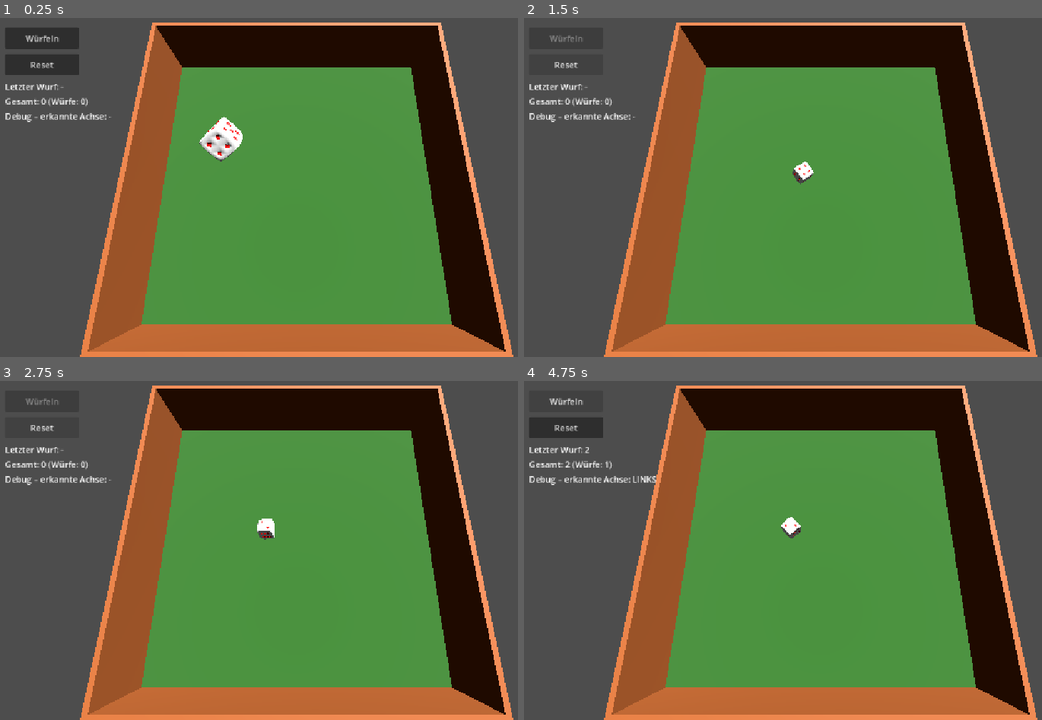
Above: before the commit, frames 1-4 (two rows, left to right).
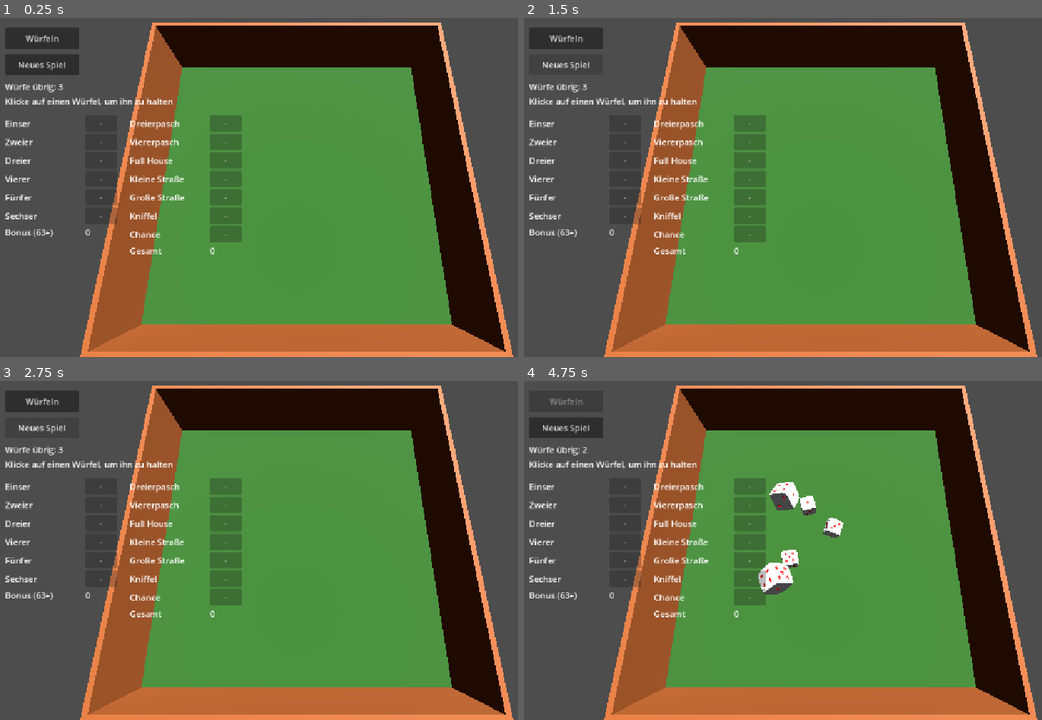
Above: after the commit, the same moments.

Repository: Tristan-Steffen/dice_game
Game: Godot game, scene res://scene_root.tscn
Two runs of this game, one before a commit and one after it. Both use one fixed random seed, a clock stepped at 60 frames per second and the inputs below.
Inputs (mouse positions are in pixels of both pictures, inside the frame that each line leads up to):
- Up to frame 1 (0.25 s): no input
- Up to frame 2 (1.5 s): click "Würfeln" at 0.5 s; click "Reset" (after the commit: "Neues Spiel") at 1.25 s
- Up to frame 3 (2.75 s): click "Reset" (after the commit: "Neues Spiel") at 2 s
- Up to frame 4 (4.75 s): click (565, 401) at 2.75 s, where only the run after the commit has a clickable "Würfeln"; click "Reset" (after the commit: "Neues Spiel") at 3.5 s; click (565, 401) at 4.25 s, where only the run after the commit has a clickable "Würfeln"

The runs differ from the first frame. In frame 1, 4.4% of the frame differs, in the area x 0-47%, y 12-70%; in frame 2, 4.4%; in frame 3, 4.4%; in frame 4, 5.8%, in the area x 0-62%, y 5-70%.

Commit message:
Add 5-dice Kniffel gameplay: hold-by-click, collisions, scorecard
- Expand to 5 dice, hidden until the first roll, with 3 rolls per
  round and per-die hold via clicking directly on the physical die
  (highlighted gold) instead of UI buttons.
- Fix collision_mask on the die RigidBody3D so dice collide with
  each other instead of passing through.
- Add a full Kniffel scorecard (13 categories + upper-section bonus
  + total). Committing a category locks it in and starts the next
  round automatically.

Diff:
--- a/die.tscn
+++ b/die.tscn
@@ -75,6 +75,7 @@
 
 [node name="RigidBody3D" type="RigidBody3D" parent="." unique_id=1480892251]
 collision_layer = 2
+collision_mask = 3
 
 [node name="Die" type="MeshInstance3D" parent="RigidBody3D" unique_id=1316239601]
 transform = Transform3D(0.04145, 0, 0, 0, 2.2235513e-08, -0.041449998, 0, 0.041449998, 2.2235513e-08, 0, 0, 0)
--- a/scene_root.gd
+++ b/scene_root.gd
@@ -5,6 +5,9 @@
 @export var rest_linear_threshold: float = 0.05
 @export var rest_angular_threshold: float = 0.05
 @export var rest_time_required: float = 0.5
+
+const DICE_COUNT := 5
+const MAX_ROLLS := 3
 
 # Lokale Achsen des Würfelmodells (feste Richtungen in RigidBody3D-Lokalraum).
 const AXIS_DIRECTIONS := {
@@ -17,8 +20,6 @@
 }
 
 # Kalibrierung: welche Augenzahl liegt physisch auf welcher Achse.
-# Falls die angezeigte Zahl nicht zur sichtbaren Seite passt: hier die
-# Achse (siehe Debug-Anzeige im Spiel) auf die richtige Zahl setzen.
 const AXIS_VALUES := {
 	"OBEN": 4,
 	"UNTEN": 3,
@@ -28,75 +29,200 @@
 	"HINTEN": 6,
 }
 
-@onready var dice: RigidBody3D = $Dice/RigidBody3D
+const CATEGORIES := [
+	{"key": "ones", "label": "Einser"},
+	{"key": "twos", "label": "Zweier"},
+	{"key": "threes", "label": "Dreier"},
+	{"key": "fours", "label": "Vierer"},
+	{"key": "fives", "label": "Fünfer"},
+	{"key": "sixes", "label": "Sechser"},
+	{"key": "three_kind", "label": "Dreierpasch"},
+	{"key": "four_kind", "label": "Viererpasch"},
+	{"key": "full_house", "label": "Full House"},
+	{"key": "small_straight", "label": "Kleine Straße"},
+	{"key": "large_straight", "label": "Große Straße"},
+	{"key": "yahtzee", "label": "Kniffel"},
+	{"key": "chance", "label": "Chance"},
+]
+const UPPER_KEYS := ["ones", "twos", "threes", "fours", "fives", "sixes"]
+const UPPER_BONUS_THRESHOLD := 63
+const UPPER_BONUS_VALUE := 35
+
+@onready var dice_roots: Array[Node3D] = [$Dice1, $Dice2, $Dice3, $Dice4, $Dice5]
+@onready var dice_bodies: Array[RigidBody3D] = [
+	$Dice1/RigidBody3D,
+	$Dice2/RigidBody3D,
+	$Dice3/RigidBody3D,
+	$Dice4/RigidBody3D,
+	$Dice5/RigidBody3D,
+]
+@onready var dice_meshes: Array[MeshInstance3D] = [
+	$Dice1/RigidBody3D/Die,
+	$Dice2/RigidBody3D/Die,
+	$Dice3/RigidBody3D/Die,
+	$Dice4/RigidBody3D/Die,
+	$Dice5/RigidBody3D/Die,
+]
+
 @onready var throw_button: Button = $UI/ThrowButton
-@onready var roll_label: Label = $UI/RollLabel
-@onready var score_label: Label = $UI/ScoreLabel
-@onready var debug_label: Label = $UI/DebugLabel
-
-var start_transform: Transform3D
+@onready var reset_button: Button = $UI/ResetButton
+@onready var rolls_label: Label = $UI/RollsLabel
+@onready var scorecard_left: VBoxContainer = $UI/ScoreCard/LeftColumn
+@onready var scorecard_right: VBoxContainer = $UI/ScoreCard/RightColumn
+
+var hold_highlight_material: StandardMaterial3D
+
+var start_transforms: Array[Transform3D] = []
+var held: Array[bool] = [false, false, false, false, false]
+var die_values: Array[int] = [0, 0, 0, 0, 0]
+var settled: Array[bool] = [true, true, true, true, true]
+var rest_timers: Array[float] = [0.0, 0.0, 0.0, 0.0, 0.0]
 var is_rolling: bool = false
-var rest_timer: float = 0.0
-var total_score: int = 0
-var roll_count: int = 0
+var rolls_left: int = MAX_ROLLS
+
+var category_used: Dictionary = {}
+var category_scores: Dictionary = {}
+var category_buttons: Dictionary = {}
+var bonus_label: Label
+var total_label: Label
 
 func _ready() -> void:
-	start_transform = dice.global_transform
-	roll_label.text = "Letzter Wurf: -"
-	_refresh_score_label()
+	hold_highlight_material = StandardMaterial3D.new()
+	hold_highlight_material.albedo_color = Color(1.0, 0.85, 0.2)
+	hold_highlight_material.emission_enabled = true
+	hold_highlight_material.emission = Color(1.0, 0.75, 0.1)
+	hold_highlight_material.emission_energy_multiplier = 0.6
+
+	for i in DICE_COUNT:
+		start_transforms.append(dice_bodies[i].global_transform)
+		dice_roots[i].visible = false
+
+	_build_scorecard()
+	_refresh_ui()
 
 func _physics_process(delta: float) -> void:
 	if not is_rolling:
 		return
 
-	if dice.linear_velocity.length() < rest_linear_threshold and dice.angular_velocity.length() < rest_angular_threshold:
-		rest_timer += delta
-		if rest_timer >= rest_time_required:
-			_on_die_settled()
-	else:
-		rest_timer = 0.0
+	var all_settled := true
+	for i in DICE_COUNT:
+		if settled[i]:
+			continue
+		var body := dice_bodies[i]
+		if body.linear_velocity.length() < rest_linear_threshold and body.angular_velocity.length() < rest_angular_threshold:
+			rest_timers[i] += delta
+			if rest_timers[i] >= rest_time_required:
+				settled[i] = true
+				die_values[i] = AXIS_VALUES[_get_top_axis(body)]
+		else:
+			rest_timers[i] = 0.0
+		if not settled[i]:
+			all_settled = false
+
+	if all_settled:
+		_on_roll_finished()
+
+func _unhandled_input(event: InputEvent) -> void:
+	if not (event is InputEventMouseButton):
+		return
+	if event.button_index != MOUSE_BUTTON_LEFT or not event.pressed:
+		return
+	if not _can_toggle_hold():
+		return
+
+	var index := _pick_die_index(event.position)
+	if index != -1:
+		_set_held(index, not held[index])
+
+func _can_toggle_hold() -> bool:
+	return not is_rolling and rolls_left > 0 and rolls_left < MAX_ROLLS
+
+func _pick_die_index(screen_pos: Vector2) -> int:
+	var camera := get_viewport().get_camera_3d()
+	if camera == null:
+		return -1
+
+	var from := camera.project_ray_origin(screen_pos)
+	var to := from + camera.project_ray_normal(screen_pos) * 1000.0
+
+	var query := PhysicsRayQueryParameters3D.create(from, to)
+	query.collision_mask = 2
+	var result := get_world_3d().direct_space_state.intersect_ray(query)
+	if result.is_empty():
+		return -1
+
+	return dice_bodies.find(result.collider)
+
+func _set_held(index: int, is_held: bool) -> void:
+	held[index] = is_held
+	dice_meshes[index].set_surface_override_material(0, hold_highlight_material if is_held else null)
 
 func _on_throw_button_pressed() -> void:
-	if is_rolling:
+	if is_rolling or rolls_left <= 0:
 		return
 
 	is_rolling = true
-	rest_timer = 0.0
 	throw_button.disabled = true
 
-	dice.global_transform = start_transform
-	dice.linear_velocity = Vector3.ZERO
-	dice.angular_velocity = Vector3.ZERO
-	dice.sleeping = false
-
-	var throw_direction := (Vector3.ZERO - start_transform.origin).normalized()
-	dice.apply_central_impulse(throw_direction * throw_force + Vector3.DOWN * 2.0)
-	dice.apply_torque_impulse(Vector3(
-		randf_range(-spin_strength, spin_strength),
-		randf_range(-spin_strength, spin_strength),
-		randf_range(-spin_strength, spin_strength)
-	))
+	for i in DICE_COUNT:
+		if held[i]:
+			settled[i] = true
+			continue
+
+		dice_roots[i].visible = true
+		settled[i] = false
+		rest_timers[i] = 0.0
+
+		var body := dice_bodies[i]
+		var start_transform: Transform3D = start_transforms[i]
+		body.global_transform = start_transform
+		body.linear_velocity = Vector3.ZERO
+		body.angular_velocity = Vector3.ZERO
+		body.sleeping = false
+
+		var throw_direction := (Vector3.ZERO - start_transform.origin).normalized()
+		body.apply_central_impulse(throw_direction * throw_force + Vector3.DOWN * 2.0)
+		body.apply_torque_impulse(Vector3(
+			randf_range(-spin_strength, spin_strength),
+			randf_range(-spin_strength, spin_strength),
+			randf_range(-spin_strength, spin_strength)
+		))
+
+	rolls_left -= 1
+	_refresh_ui()
+
+func _on_roll_finished() -> void:
+	is_rolling = false
+	throw_button.disabled = rolls_left <= 0
+	_refresh_ui()
 
 func _on_reset_button_pressed() -> void:
-	total_score = 0
-	roll_count = 0
-	roll_label.text = "Letzter Wurf: -"
-	_refresh_score_label()
-
-func _on_die_settled() -> void:
 	is_rolling = false
+	rolls_left = MAX_ROLLS
+	for cat in CATEGORIES:
+		category_used[cat["key"]] = false
+		category_scores[cat["key"]] = 0
+	_reset_dice()
 	throw_button.disabled = false
-
-	var axis := _get_top_axis()
-	var value: int = AXIS_VALUES[axis]
-	roll_count += 1
-	total_score += value
-	roll_label.text = "Letzter Wurf: %d" % value
-	debug_label.text = "Debug – erkannte Achse: %s" % axis
-	_refresh_score_label()
-
-func _get_top_axis() -> String:
-	var basis := dice.global_transform.basis
+	_refresh_ui()
+
+func _start_new_round() -> void:
+	rolls_left = MAX_ROLLS
+	_reset_dice()
+	throw_button.disabled = _all_categories_used()
+	_refresh_ui()
+
+func _reset_dice() -> void:
+	for i in DICE_COUNT:
+		held[i] = false
+		die_values[i] = 0
+		settled[i] = true
+		rest_timers[i] = 0.0
+		dice_roots[i].visible = false
+		dice_meshes[i].set_surface_override_material(0, null)
+
+func _get_top_axis(body: RigidBody3D) -> String:
+	var basis := body.global_transform.basis
 	var best_axis := "OBEN"
 	var best_dot := -INF
 	for axis in AXIS_DIRECTIONS.keys():
@@ -107,5 +233,174 @@
 			best_axis = axis
 	return best_axis
 
-func _refresh_score_label() -> void:
-	score_label.text = "Gesamt: %d (Würfe: %d)" % [total_score, roll_count]
+func _add_score_row(parent: VBoxContainer, label_text: String) -> Label:
+	var row := HBoxContainer.new()
+	row.add_theme_constant_override("separation", 12)
+
+	var name_label := Label.new()
+	name_label.text = label_text
+	name_label.custom_minimum_size = Vector2(140, 0)
+	row.add_child(name_label)
+
+	var value_label := Label.new()
+	value_label.text = "0"
+	row.add_child(value_label)
+
+	parent.add_child(row)
+	return value_label
+
+func _add_category_row(parent: VBoxContainer, key: String, label_text: String) -> void:
+	var row := HBoxContainer.new()
+	row.add_theme_constant_override("separation", 12)
+
+	var name_label := Label.new()
+	name_label.text = label_text
+	name_label.custom_minimum_size = Vector2(140, 0)
+	row.add_child(name_label)
+
+	var score_button := Button.new()
+	score_button.custom_minimum_size = Vector2(60, 0)
+	score_button.disabled = true
+	score_button.text = "-"
+	score_button.pressed.connect(_on_category_pressed.bind(key))
+	row.add_child(score_button)
+
+	parent.add_child(row)
+	category_buttons[key] = score_button
+	category_used[key] = false
+	category_scores[key] = 0
+
+func _build_scorecard() -> void:
+	for cat in CATEGORIES:
+		var key: String = cat["key"]
+		var column := scorecard_left if key in UPPER_KEYS else scorecard_right
+		_add_category_row(column, key, cat["label"])
+
+	bonus_label = _add_score_row(scorecard_left, "Bonus (63+)")
+	total_label = _add_score_row(scorecard_right, "Gesamt")
+
+func _on_category_pressed(key: String) -> void:
+	if category_used[key] or is_rolling or rolls_left >= MAX_ROLLS:
+		return
+	category_scores[key] = _score_category(key, die_values)
+	category_used[key] = true
+	_refresh_ui()
+	_start_new_round()
+
+func _all_categories_used() -> bool:
+	for cat in CATEGORIES:
+		if not category_used[cat["key"]]:
+			return false
+	return true
+
+func _refresh_ui() -> void:
+	if _all_categories_used():
+		rolls_label.text = "Spiel beendet!"
+	else:
+		rolls_label.text = "Würfe übrig: %d" % rolls_left
+
+	var can_select := not is_rolling and rolls_left < MAX_ROLLS
+	for cat in CATEGORIES:
+		var key: String = cat["key"]
+		var button: Button = category_buttons[key]
+		if category_used[key]:
+			button.text = str(category_scores[key])
+			button.disabled = true
+		elif can_select:
+			button.text = str(_score_category(key, die_values))
+			button.disabled = false
+		else:
+			button.text = "-"
+			button.disabled = true
+
+	var upper_sum := 0
+	for key in UPPER_KEYS:
+		if category_used[key]:
+			upper_sum += category_scores[key]
+	var bonus := UPPER_BONUS_VALUE if upper_sum >= UPPER_BONUS_THRESHOLD else 0
+	bonus_label.text = str(bonus)
+
+	var total := bonus
+	for cat in CATEGORIES:
+		if category_used[cat["key"]]:
+			total += category_scores[cat["key"]]
+	total_label.text = str(total)
+
+func _score_category(key: String, dice: Array[int]) -> int:
+	match key:
+		"ones":
+			return _count(dice, 1) * 1
+		"twos":
+			return _count(dice, 2) * 2
+		"threes":
+			return _count(dice, 3) * 3
+		"fours":
+			return _count(dice, 4) * 4
+		"fives":
+			return _count(dice, 5) * 5
+		"sixes":
+			return _count(dice, 6) * 6
+		"three_kind":
+			return _sum(dice) if _has_count_at_least(dice, 3) else 0
+		"four_kind":
+			return _sum(dice) if _has_count_at_least(dice, 4) else 0
+		"full_house":
+			return 25 if _is_full_house(dice) else 0
+		"small_straight":
+			return 30 if _has_small_straight(dice) else 0
+		"large_straight":
+			return 40 if _has_large_straight(dice) else 0
+		"yahtzee":
+			return 50 if _has_count_at_least(dice, 5) else 0
+		"chance":
+			return _sum(dice)
+	return 0
+
+func _counts(dice: Array[int]) -> Dictionary:
+	var result := {}
+	for value in dice:
+		result[value] = result.get(value, 0) + 1
+	return result
+
+func _count(dice: Array[int], value: int) -> int:
+	return _counts(dice).get(value, 0)
+
+func _sum(dice: Array[int]) -> int:
+	var total := 0
+	for value in dice:
+		total += value
+	return total
+
+func _has_count_at_least(dice: Array[int], n: int) -> bool:
+	for count in _counts(dice).values():
+		if count >= n:
+			return true
+	return false
+
+func _is_full_house(dice: Array[int]) -> bool:
+	var counts: Array = _counts(dice).values()
+	counts.sort()
+	return counts == [2, 3]
+
+func _has_small_straight(dice: Array[int]) -> bool:
+	var unique := {}
+	for value in dice:
+		unique[value] = true
+	var runs := [[1, 2, 3, 4], [2, 3, 4, 5], [3, 4, 5, 6]]
+	for run in runs:
+		var has_all := true
+		for value in run:
+			if not unique.has(value):
+				has_all = false
+				break
+		if has_all:
+			return true
+	return false
+
+func _has_large_straight(dice: Array[int]) -> bool:
+	var unique := {}
+	for value in dice:
+		unique[value] = true
+	if unique.size() != 5:
+		return false
+	return not unique.has(1) or not unique.has(6)
--- a/scene_root.tscn
+++ b/scene_root.tscn
@@ -22,8 +22,20 @@
 transform = Transform3D(0.5275985, -0.71068335, 0.46536976, 0, 0.54782003, 0.8365962, -0.84949386, -0.4413869, 0.28902903, 57.105812, 140.23296, 47.27364)
 light_energy = 4.555
 
-[node name="Dice" parent="." unique_id=1632800596 instance=ExtResource("2_6twid")]
+[node name="Dice1" parent="." instance=ExtResource("2_6twid")]
+transform = Transform3D(0.38804534, -0.78711283, -0.47945213, 0.5072491, 0.6167342, -0.6019446, 0.76949275, -0.009619877, 0.63858306, -10.9720705, 13.695267, -5.5573406)
+
+[node name="Dice2" parent="." instance=ExtResource("2_6twid")]
+transform = Transform3D(0.38804534, -0.78711283, -0.47945213, 0.5072491, 0.6167342, -0.6019446, 0.76949275, -0.009619877, 0.63858306, -6.9720705, 13.695267, -5.5573406)
+
+[node name="Dice3" parent="." instance=ExtResource("2_6twid")]
 transform = Transform3D(0.38804534, -0.78711283, -0.47945213, 0.5072491, 0.6167342, -0.6019446, 0.76949275, -0.009619877, 0.63858306, -2.9720705, 13.695267, -5.5573406)
+
+[node name="Dice4" parent="." instance=ExtResource("2_6twid")]
+transform = Transform3D(0.38804534, -0.78711283, -0.47945213, 0.5072491, 0.6167342, -0.6019446, 0.76949275, -0.009619877, 0.63858306, 1.0279295, 13.695267, -5.5573406)
+
+[node name="Dice5" parent="." instance=ExtResource("2_6twid")]
+transform = Transform3D(0.38804534, -0.78711283, -0.47945213, 0.5072491, 0.6167342, -0.6019446, 0.76949275, -0.009619877, 0.63858306, 5.0279295, 13.695267, -5.5573406)
 
 [node name="UI" type="CanvasLayer" parent="." unique_id=1838034136]
 
@@ -39,28 +51,36 @@
 offset_top = 74.0
 offset_right = 164.0
 offset_bottom = 114.0
-text = "Reset"
+text = "Neues Spiel"
 
-[node name="RollLabel" type="Label" parent="UI" unique_id=1734005890]
+[node name="RollsLabel" type="Label" parent="UI" unique_id=1734005890]
 offset_left = 24.0
 offset_top = 124.0
 offset_right = 264.0
 offset_bottom = 148.0
-text = "Letzter Wurf: -"
+text = "Würfe übrig: 3"
 
-[node name="ScoreLabel" type="Label" parent="UI" unique_id=1246973126]
+[node name="HintLabel" type="Label" parent="UI"]
 offset_left = 24.0
 offset_top = 152.0
-offset_right = 264.0
+offset_right = 424.0
 offset_bottom = 176.0
-text = "Gesamt: 0 (Würfe: 0)"
+text = "Klicke auf einen Würfel, um ihn zu halten"
 
-[node name="DebugLabel" type="Label" parent="UI" unique_id=164915698]
+[node name="ScoreCard" type="HBoxContainer" parent="UI"]
 offset_left = 24.0
-offset_top = 180.0
-offset_right = 400.0
-offset_bottom = 204.0
-text = "Debug – erkannte Achse: -"
+offset_top = 190.0
+offset_right = 620.0
+offset_bottom = 470.0
+theme_override_constants/separation = 24
+
+[node name="LeftColumn" type="VBoxContainer" parent="UI/ScoreCard"]
+layout_mode = 2
+theme_override_constants/separation = 4
+
+[node name="RightColumn" type="VBoxContainer" parent="UI/ScoreCard"]
+layout_mode = 2
+theme_override_constants/separation = 4
 
 [connection signal="pressed" from="UI/ThrowButton" to="." method="_on_throw_button_pressed"]
 [connection signal="pressed" from="UI/ResetButton" to="." method="_on_reset_button_pressed"]
